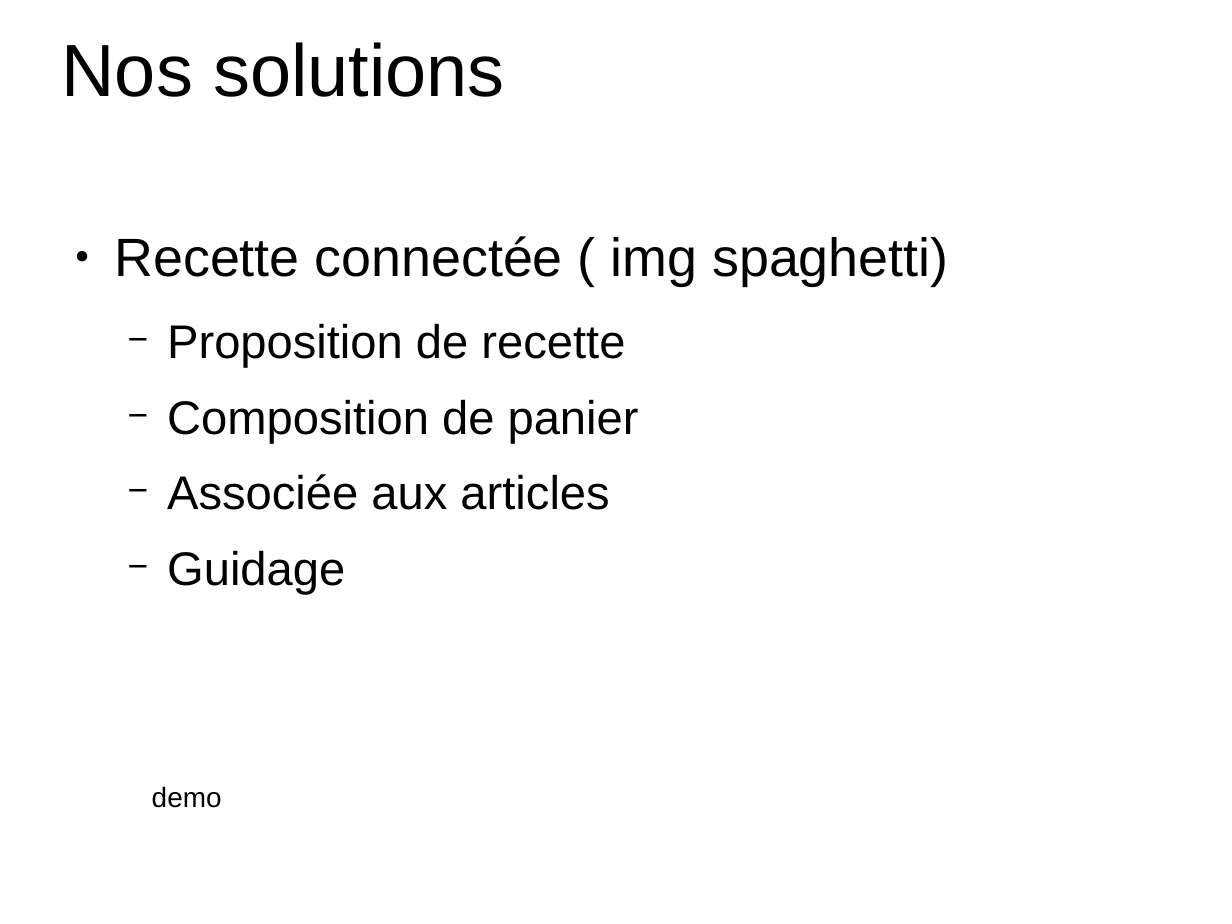
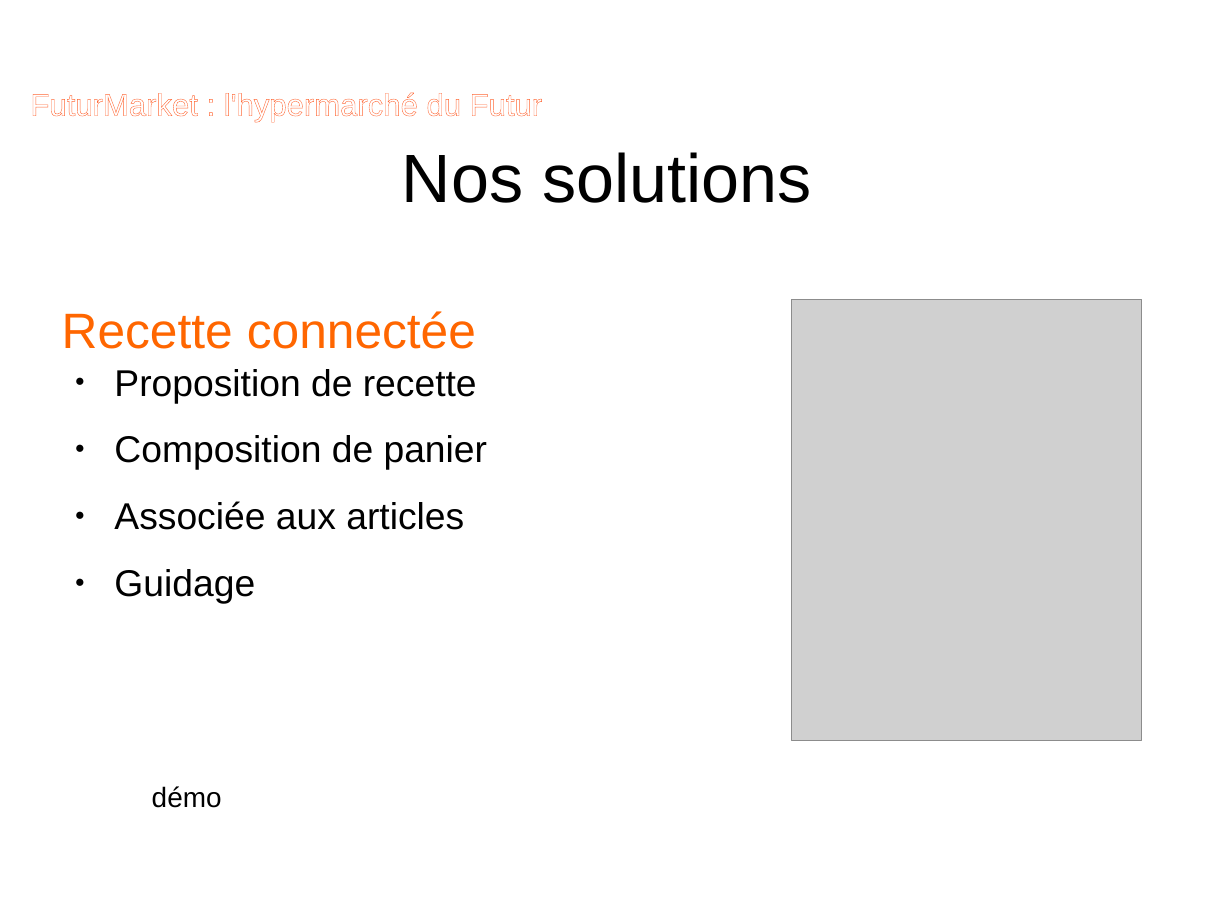
Before and after one commit to agerussi/supermarche, a slide deck: slide 7 of impress_FD.odp. Drawn at 1232x924 pixels with LibreOffice and Linux fonts; fonts in the diff are those of the drawing; grey boxes stand for pictures; background and template pictures are left out. Boxes give left, top, right and bottom in pixels: in the first picture for what was removed or moved away, otherwise in the second. Text is boxed around its words. In the diff, an @@ line names an element or a change of style, - is before the commit and + after.

```diff
--- a/impress_FD.odp
+++ b/impress_FD.odp
@@ text added at [30,92,542,122], 20 pt, text #FFFFFF @@
+FuturMarket : l'hypermarché du Futur
@@ title "Nos solutions": place and size @@
-title "Nos solutions" at [62,42,504,97]
+title "Nos solutions" at [402,152,811,203]
@@ title "Nos solutions" at [402,152,811,203]: size 47.6 to 44 pt; alignment left to centre @@
@@ text "Recette connectée": place and size @@
-text "Recette connectée" at [114,236,948,595]
+text "Recette connectée" at [62,311,488,603]
@@ text at [62,311,476,349]: text changed; size 34.7 to 32 pt; text colour #000000 to #FF6600 @@
-● Recette connectée ( img spaghetti)
+Recette connectée
@@ picture added at [793,300,1143,741] @@
@@ text at [114,369,488,603]: size 30.4 to 24 pt in "Proposition de recette", "Composition de panier", "Associée aux articles", "Guidage"; bullet − to ●; list level 2 to 1 in "Proposition de recette"; list level 2 to 1 in "Composition de panier"; list level 2 to 1 in "Associée aux articles"; list level 2 to 1 in "Guidage" @@
@@ text at [152,786,222,808]: text changed @@
-demo
+démo
```
Also in this commit, not shown: 18 other slides changed, 2 slides added, 2 slides removed.
